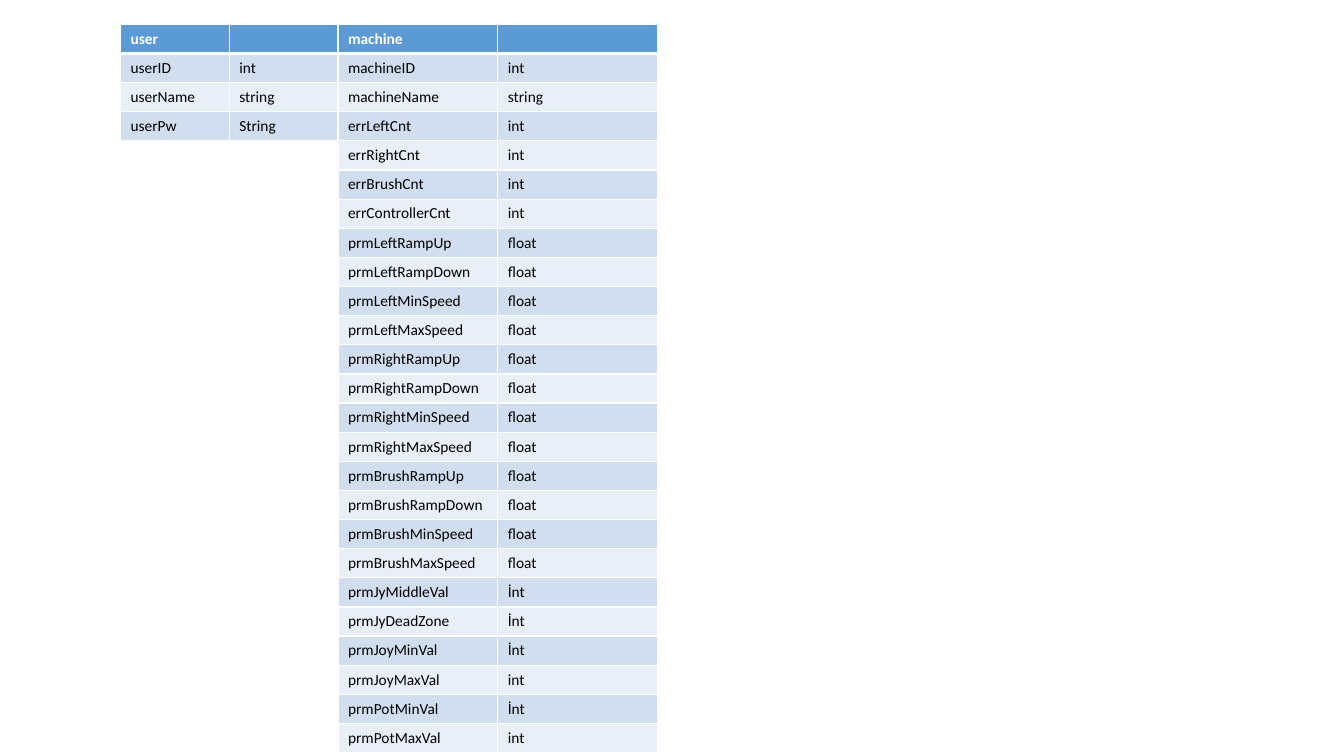
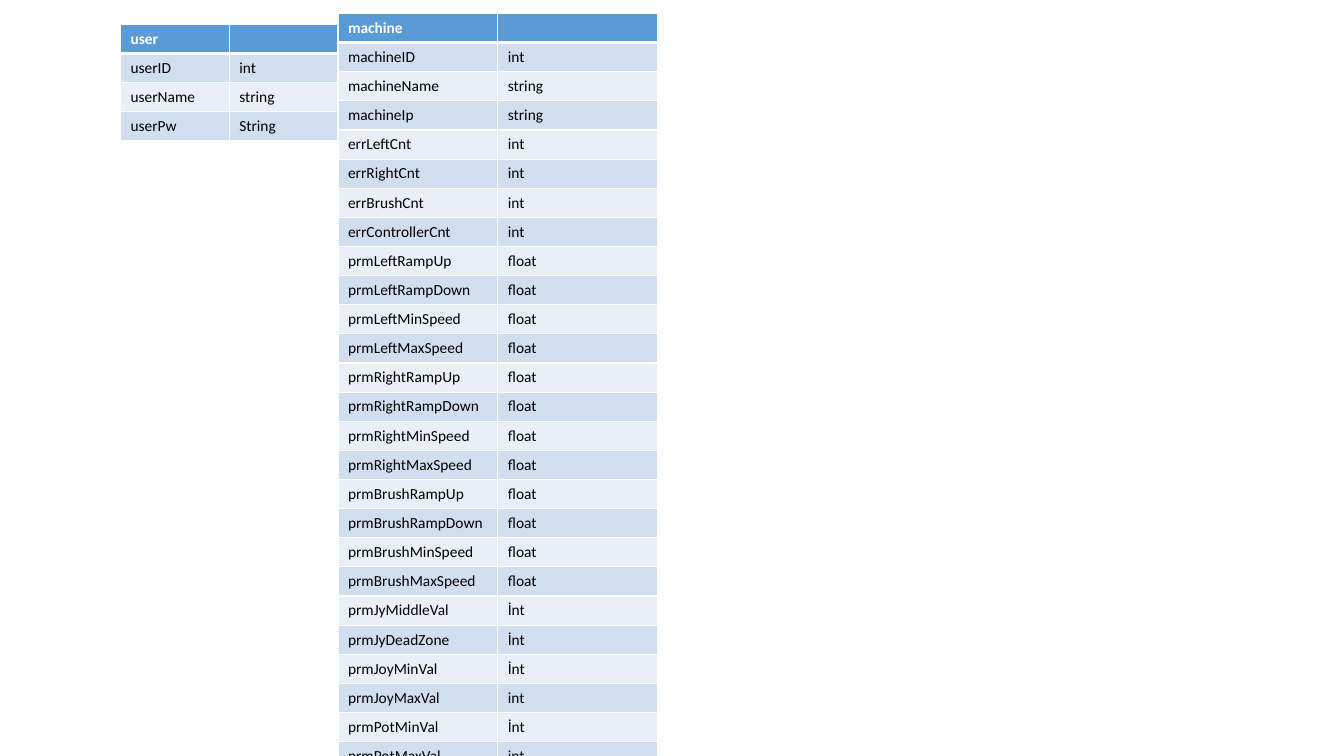
Before and after one commit to dechros/solarCleanerWeb, a slide deck: slide 1 of design/DB.pptx. Drawn at 1344x756 pixels with LibreOffice and Linux fonts; fonts in the diff are those of the drawing. Boxes give left, top, right and bottom in pixels: in the first picture for what was removed or moved away, otherwise in the second. Text is boxed around its words. In the diff, an @@ line names an element or a change of style, - is before the commit and + after.

```diff
--- a/design/DB.pptx
+++ b/design/DB.pptx
@@ table at (x1=338, y1=13, x2=658, y2=756) @@
+row 4: machineIp | string
@@ table resized from (x1=338, y1=24, x2=658, y2=750) to (x1=338, y1=13, x2=658, y2=756) @@
```
Also in this commit, not shown: 1 other slide changed, 8 other files.
